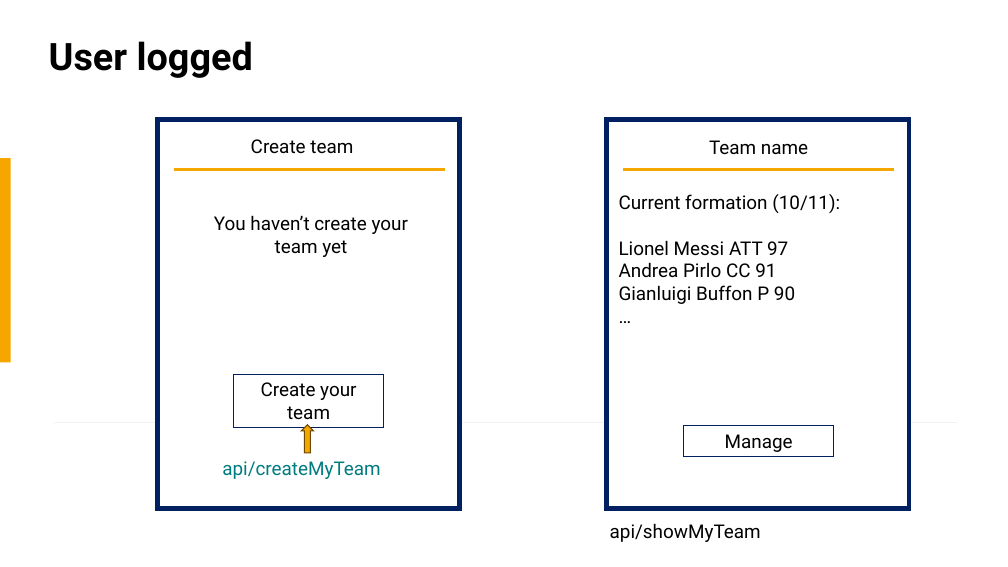
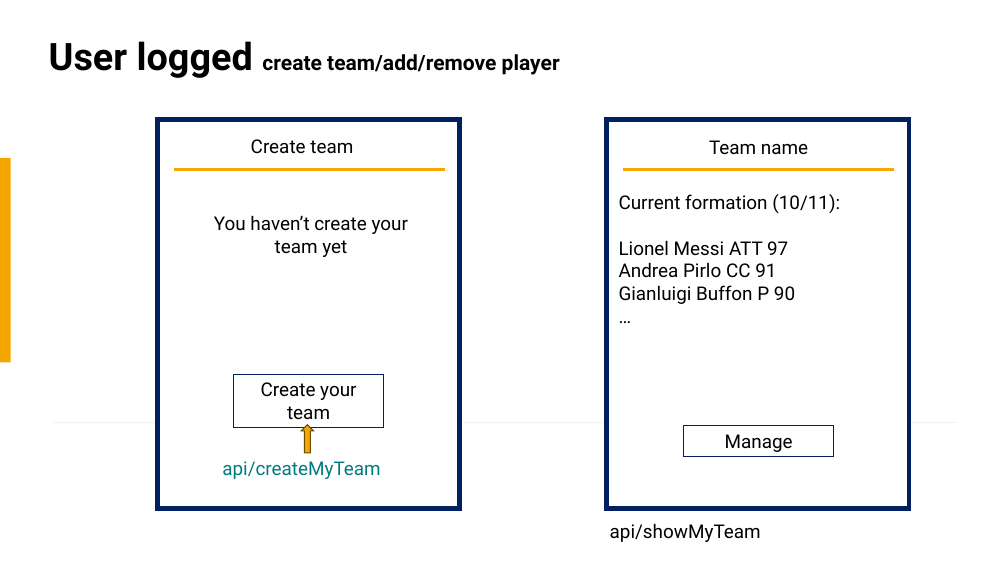
Before and after one commit to EnomisLP/Football, a slide deck: slide 19 of Large scale database mock-ups.pptx (slide 11 before the commit). Drawn at 1008x567 pixels with LibreOffice and Linux fonts; fonts in the diff are those of the drawing. Boxes give left, top, right and bottom in pixels: in the first picture for what was removed or moved away, otherwise in the second. Text is boxed around its words. In the diff, an @@ line names an element or a change of style, - is before the commit and + after.

```diff
--- a/Large scale database mock-ups.pptx
+++ b/Large scale database mock-ups.pptx
@@ title at (49, 41, 560, 78): text changed; size 36 to 20 pt @@
-User logged
+User logged create team/add/remove player
```
Also in this commit, not shown: 19 other slides changed, 10 slides added, 4 other files.
